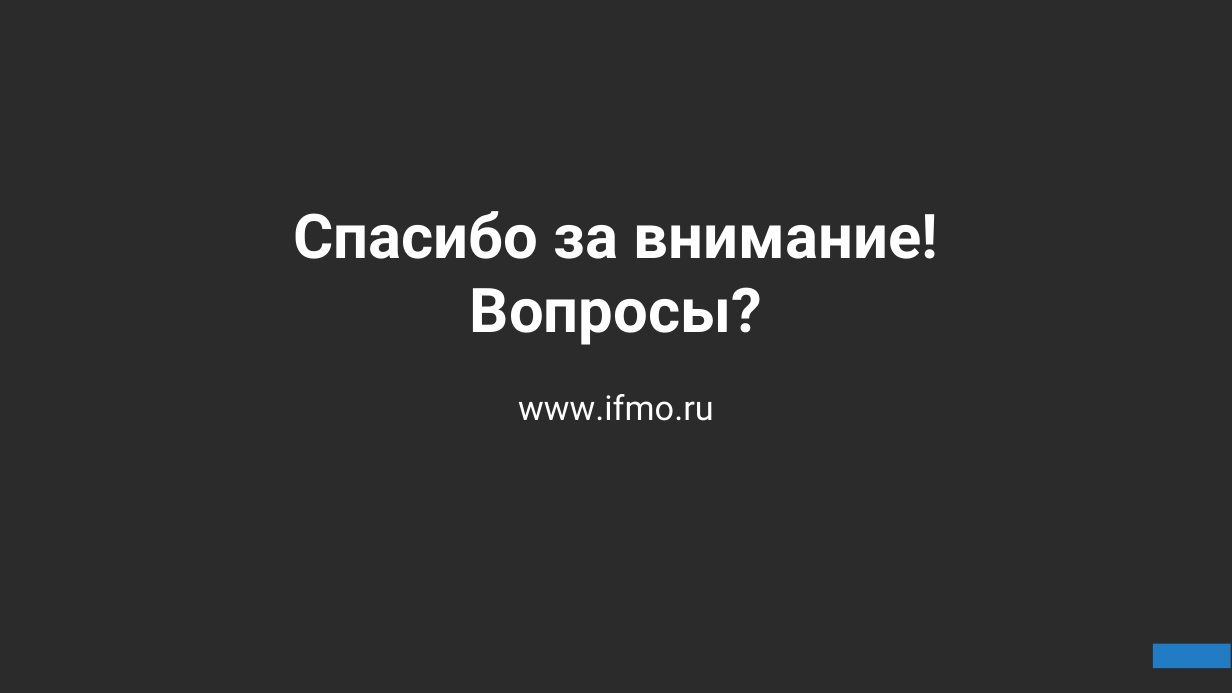
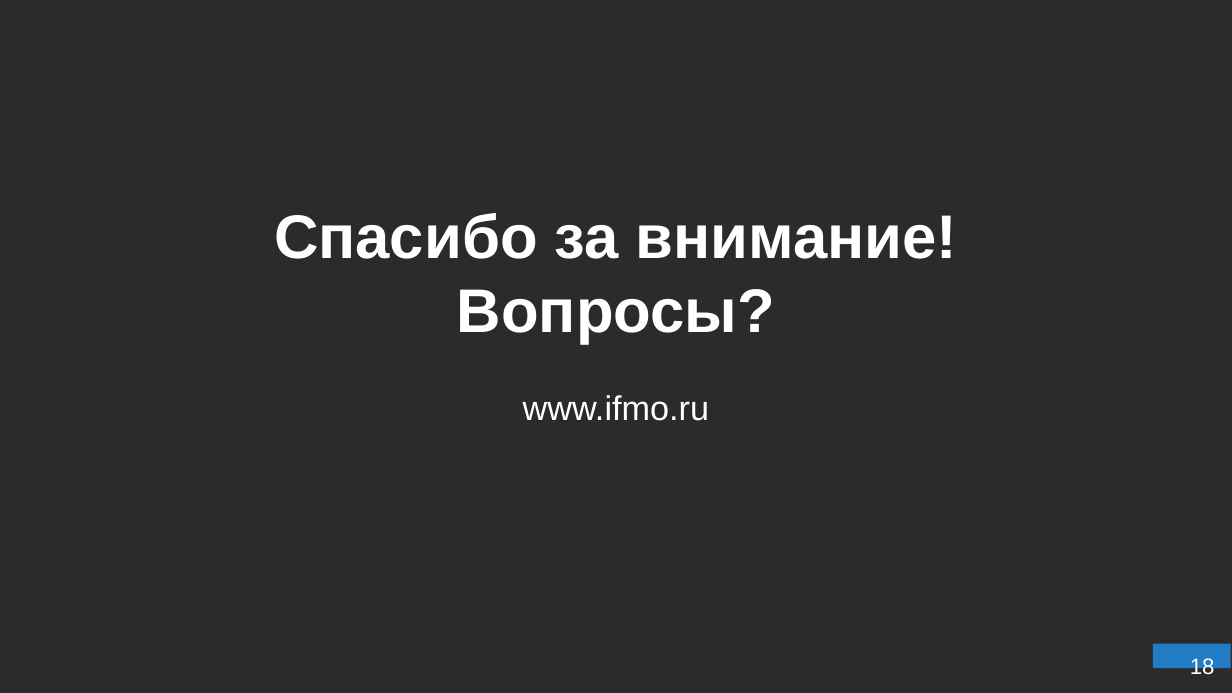
Before and after one commit to SerTelnov/landscape-forecasting, a slide deck: slide 18 of stuff/docs/2020-pps-forecasting.pptx (slide 16 before the commit). Drawn at 1232x693 pixels with LibreOffice and Linux fonts; fonts in the diff are those of the drawing; background and template pictures are left out; a plain dark background stands for a picture behind light text. Boxes give left, top, right and bottom in pixels: in the first picture for what was removed or moved away, otherwise in the second. Text is boxed around its words. In the diff, an @@ line names an element or a change of style, - is before the commit and + after.

```diff
--- a/stuff/docs/2020-pps-forecasting.pptx
+++ b/stuff/docs/2020-pps-forecasting.pptx
@@ title "Спасибо за внимание! Вопросы?" at box(274, 213, 958, 344): font Roboto to Arial @@
@@ text "www.ifmo.ru" at box(523, 395, 710, 421): font Roboto to Arial; less space between paragraphs @@
@@ page number added at box(1190, 658, 1215, 679), 13 pt, text #FFFFFF @@
+18
```
Also in this commit, not shown: 15 other slides changed, 2 slides added, 1 other file.
